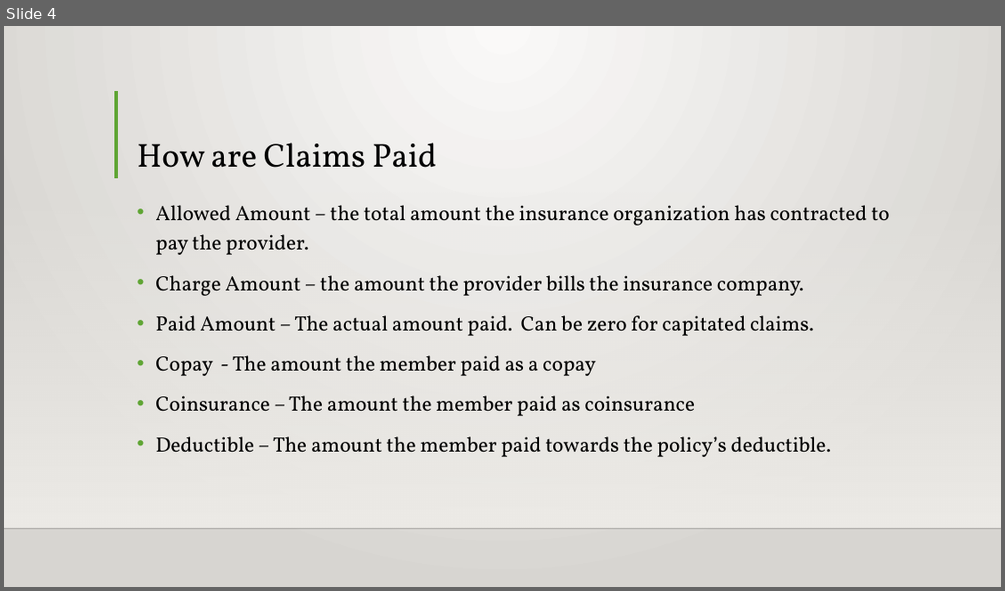
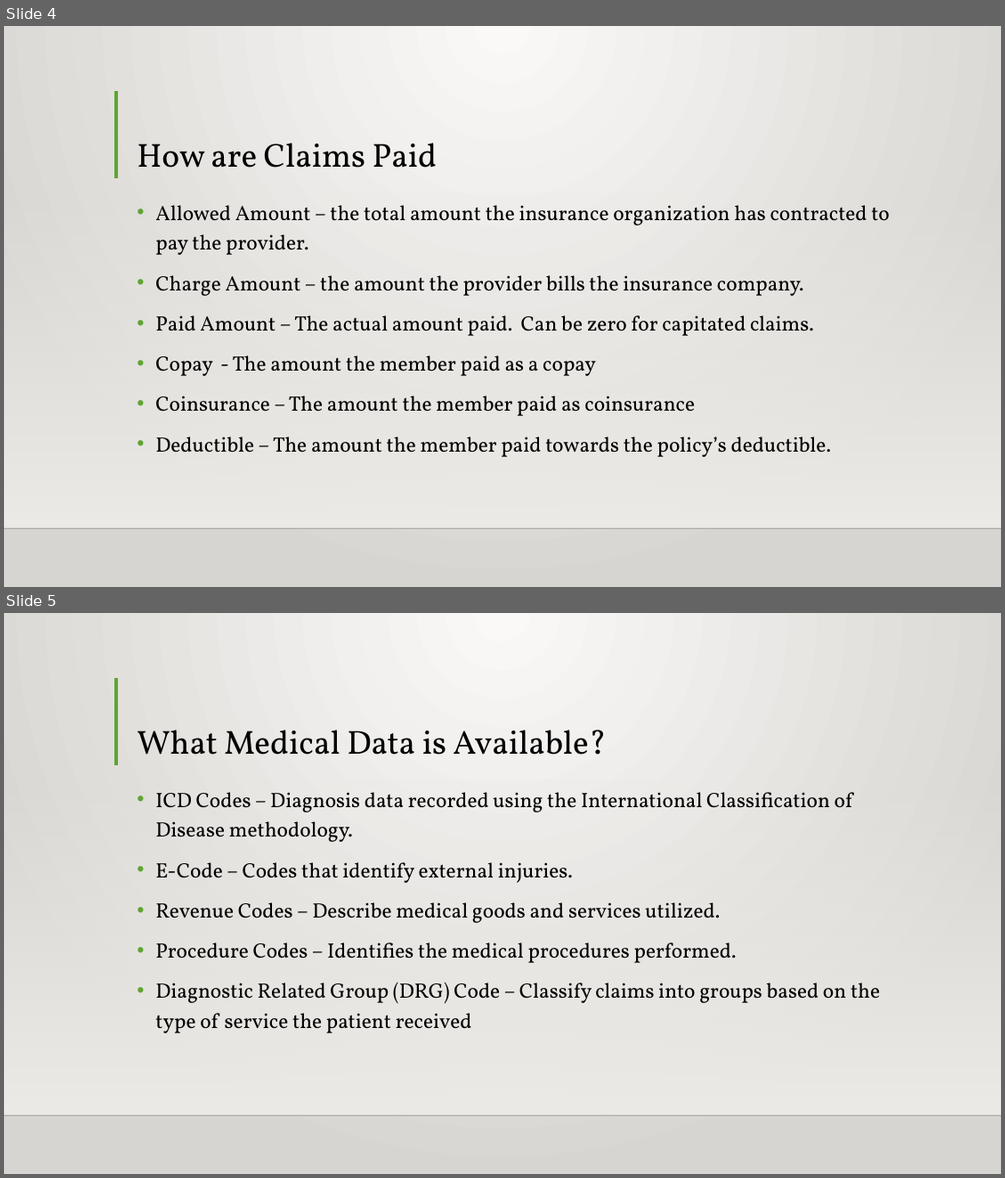
Before and after one commit to Intro-to-APCD/Intro-to-APCD.github.io, a slide deck: PowerPoints/Phase 2 - Overview/002 An Overview of Medical Claims Data.pptx. Shown one above the other, each under a label of ours: slide 4 before the commit, slides 4 and 5 after it. The pictures are 1005x591 and 1005x1178 pixels, drawn with LibreOffice and Linux fonts; fonts in the diff are those of the drawing; background and template pictures are left out. Boxes give left, top, right and bottom in pixels: in the first picture for what was removed or moved away, otherwise in the second. Text is boxed around its words. In the diff, an @@ line names an element or a change of style, - is before the commit and + after.

Commit message:
finished the claims powerpoint

```diff
--- a/PowerPoints/Phase 2 - Overview/002 An Overview of Medical Claims Data.pptx
+++ b/PowerPoints/Phase 2 - Overview/002 An Overview of Medical Claims Data.pptx
@@ slide 5 added at [4,613,1001,1174], background gradient #FAFAF9 to #D7D5D2; not listed: 3 template elements that a slide beside it also shows @@
@@ title added at [137,730,606,755], 32 pt, text #000000 @@
+What Medical Data is Available?
@@ text added at [155,792,880,1033], 20 pt, text #000000 @@
+• ICD Codes – Diagnosis data recorded using the International Classification of Disease methodology.
+• E-Code – Codes that identify external injuries.
+• Revenue Codes – Describe medical goods and services utilized.
+• Procedure Codes – Identifies the medical procedures performed.
+• Diagnostic Related Group (DRG) Code – Classify claims into groups based on the type of service the patient received
```
Also in this commit, not shown: 3 slides changed, 2 slides removed.
